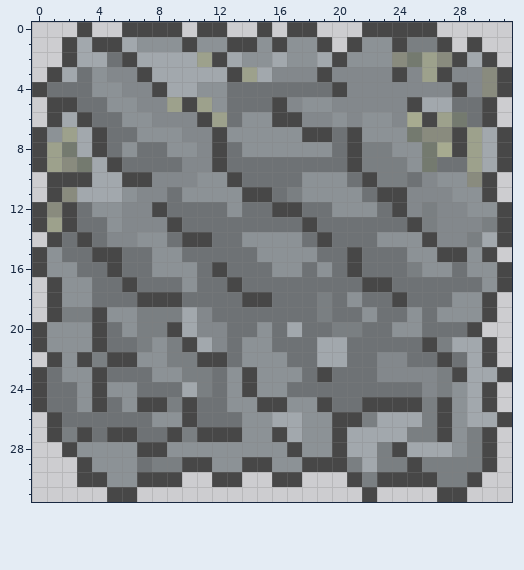
Pixel-art sprite: src/textures/floor_tile.png. That is the earlier state.
The file is 32x32 pixels. Colours within 5 levels of each other are drawn and written as one.
And afterwards:
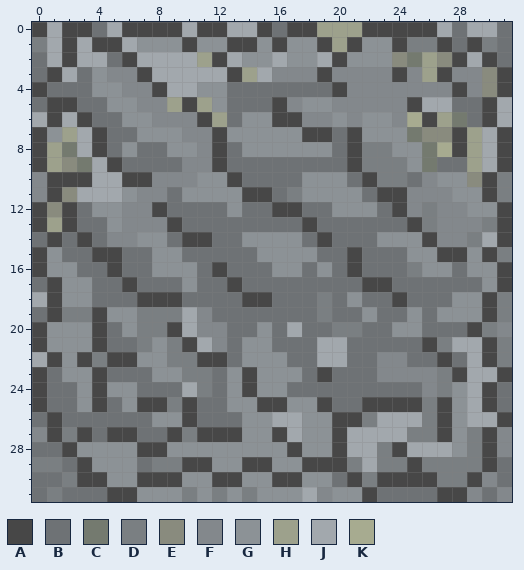
Palette (. is transparent): A #474747  B #6e7275  C #747a6f  D #7a7f82  E #898b7e  F #83888c  G #8c9296  H #9da18c  J #a2a8ad  K #a7ab90
The author wrote: zmieniono teksture "floor_tile.png"
Change:
@@ x 0..31 @@
- 0 ...A..AAAA.AA..A.AA...AAAAA.....
- 1 ..AJAAJGGGAGGAAGAGGA.AGGADDA.A..
- 2 ..AJJBAJJJJHAJGGJGGJAGGGECHEAJA.
- 3 .AJBGFFAJJJJJAHJFFFAFFFFAFHAFFEA
+ 0 AJAABJAAAAJAAJJABAAHHHAAAAAJBJJB
+ 1 DJAJAAJGGGAGGAAGAGGAHAGGADDABADB
+ 2 BJAJJBAJJJJHAJGGJGGJAGGGECHEAJAB
+ 3 BAJBGFFAJJJJJAHJFFFAFFFFAFHAFFEA
  4 ABBBGGFFAJJGGBBBBBBBAFFFFFFFAFEA
- 5 .AABBGGFFHAHGBBBAFGGFFFFFAJJBBA.
- 6 .AJABBGGFFFAHBGGAAFFGFGGFKAHCBA.
+ 5 BAABBGGFFHAHGBBBAFGGFFFFFAJJBBAJ
+ 6 JAJABBGGFFFAHBGGAAFFGFGGFKAHCBAJ
  7 AGHJABBGGGFFAGGGGGAABAGGGCEEAHJA
@@ x 0..31 @@
  9 AHECJABBBBFFABBBBBBBBADDDGCBBHJA
-10 .AAAJJAAFFFGGABBBBGGGBADDBFGGEA.
-11 .AEJJJGFFBGGGGAABDGGGGBAAFFFGGA.
+10 FAAAJJAAFFFGGABBBBGGGBADDBFGGEAD
+11 FAEJJJGFFBGGGGAABDGGGGBAAFFFGGAD
 12 AEABGGFFABBBBGBBAABBGGGBAFDFFGGA
 13 AHABBGFFFABBBBBBBBABBBBBBADFFFDA
-14 .ABABFFGGBAABBGGGGBABBBGGGAFFDJA
-15 AGBBAABBGGBBBBBGGGGBBABBBGGAAGA.
+14 BABABFFGGBAABBGGGGBABBBGGGAFFDJA
+15 AGBBAABBGGBBBBBGGGGBBABBBGGAAGAD
 16 AGGBBABBGGGBABBBGGBGBABBBDGGBGGA
-17 .AGGBBABBBGBBABBBBBBBBAABBBBBBGA
-18 .AGGBBBAAABBBBAABBBDBGBBABBBGGA.
-19 .ADDAGGDDDJFBBBBBBBDBBGBBGBGGGA.
-20 AGGGABGDDAJFFBBGBJBBDDBBGGBBBA..
-21 AGGGABBDGDAJFBGGBBBJJBBBBBADJJA.
-22 .AGADAAGGDDAABGGGBBJJBBFFBBABJA.
+17 BAGGBBABBBGBBABBBBBBBBAABBBBBBGA
+18 JAGGBBBAAABBBBAABBBDBGBBABBBGGAD
+19 BADDAGGDDDJFBBBBBBBDBBGBBGBGGGAD
+20 AGGGABGDDAJFFBBGBJBBDDBBGGBBBADF
+21 AGGGABBDGDAJFBGGBBBJJBBBBBADJJAD
+22 JAGADAAGGDDAABGGGBBJJBBFFBBABJAD
 23 ABGGABBBGGDDBGAGGGBABBBFFFFDAJJA
-24 ABBGAGGBBBJDBGAGGBBBBBBBBBFDGJA.
-25 ABBGABGAADABBGGAAGGABBAAAADAGJA.
-26 .ABBBBBBGGABBBGGJJGGAADJJJDAGJJA
-27 .ADABAABBADAAAGGAJGGAJJJJDDAGDA.
-28 ..AGGGGAAGGGGGGGGAGGAJJDAJJJGDA.
-29 ...AGGGBDDAAGGAAGGAAADJDDADDDDA.
-30 ...AAGGAAA..AA..AA...ADAAAADDA..
-31 .....AA...............A....AA...
+24 ABBGAGGBBBJDBGAGGBBBBBBBBBFDGJAB
+25 ABBGABGAADABBGGAAGGABBAAAADAGJAB
+26 BABBBBBBGGABBBGGJJGGAADJJJDAGJJA
+27 FADABAABBADAAAGGAJGGAJJJJDDAGDAF
+28 BBAGGGGAAGGGGGGGGAGGAJJDAJJJGDAF
+29 DDBAGGGBDDAAGGAAGGAAADJDDADDDDAB
+30 BBDAAGGAAAGGAAGGAAGGBADAAAADDAFB
+31 BDBBBAAGGGDGDGDGGGJFGGABBBBAAFBF
Changed places in both pictures, as pixel boxes (x1, y1, x2, y2):
added: (32, 22, 512, 502)
